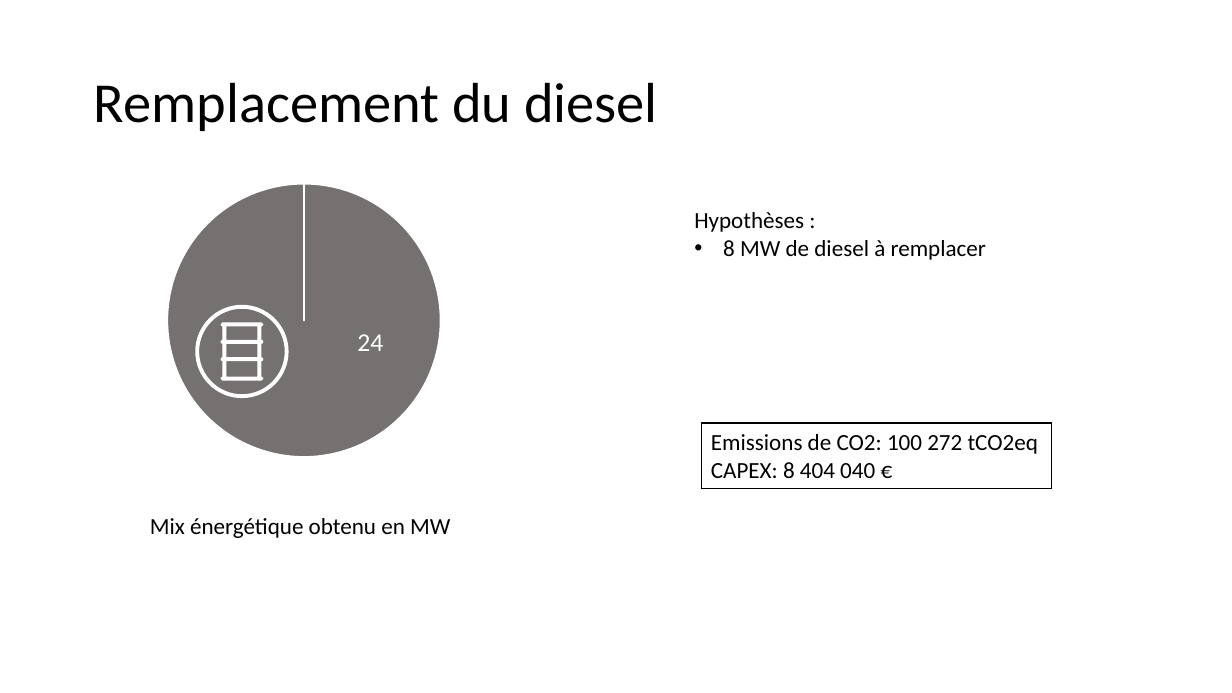
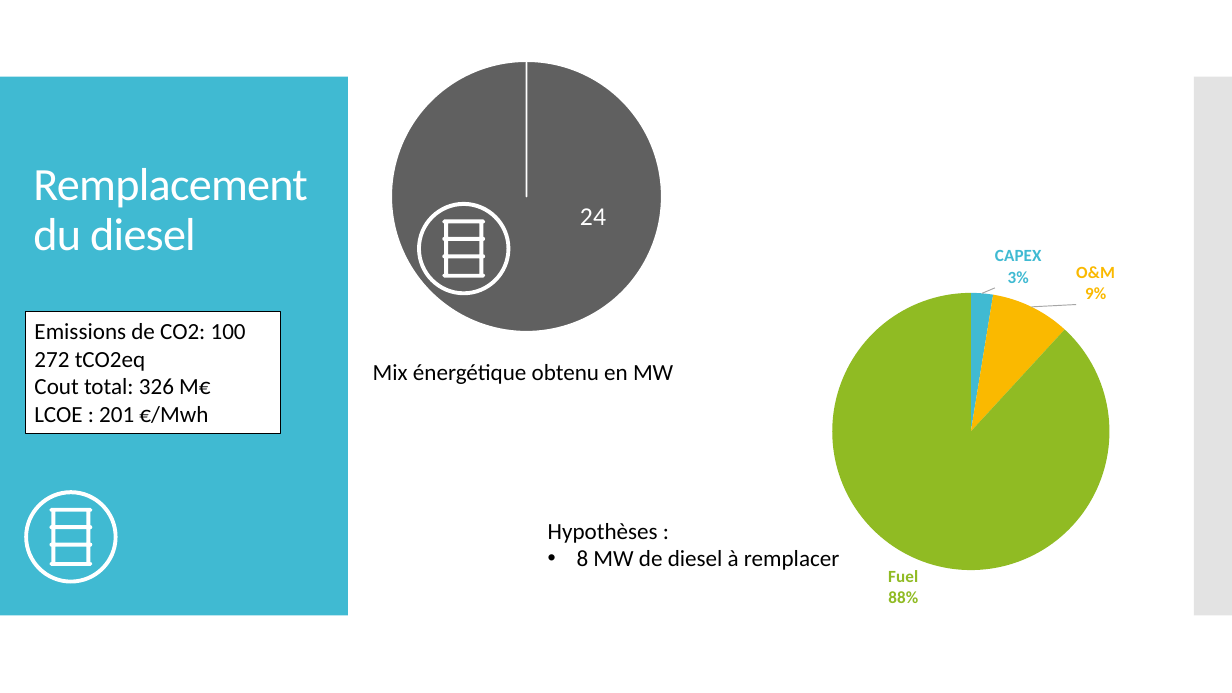
Before and after one commit to cledat/Projet-EA314, a slide deck: slide 3 of rapport.pptx (slide 4 before the commit). Drawn at 1232x693 pixels with LibreOffice and Linux fonts; fonts in the diff are those of the drawing. Boxes give left, top, right and bottom in pixels: in the first picture for what was removed or moved away, otherwise in the second. Text is boxed around its words. In the diff, an @@ line names an element or a change of style, - is before the commit and + after.

```diff
--- a/rapport.pptx
+++ b/rapport.pptx
@@ title "Remplacement du diesel": place and size @@
-title "Remplacement du diesel" at [94, 82, 658, 131]
+title "Remplacement du diesel" at [33, 168, 307, 251]
@@ title "Remplacement du diesel" at [33, 168, 307, 251]: size 44 to 36 pt, text colour #000000 to #FFFFFF, letter spacing 0 to -0.6 pt @@
@@ pie chart at [334, 45, 720, 382] @@
@@ colours of single points changed @@
@@ pie chart: place and size @@
-pie chart at [111, 171, 497, 507]
+pie chart at [334, 45, 720, 382]
@@ rectangle added at [0, 77, 348, 616], fill #40BAD2 @@
@@ rectangle added at [1194, 77, 1232, 616], fill #C8C8C8 at 50% opacity @@
@@ freeform shape: place and size @@
-freeform shape at [195, 305, 288, 398]
+freeform shape at [417, 201, 510, 295]
@@ freeform shape: place and size @@
-freeform shape at [221, 323, 263, 381]
+freeform shape at [443, 219, 485, 277]
@@ pie chart added at [658, 233, 1232, 625] @@
+categories: CAPEX, O&M, Fuel
+Series 1: 3, 9, 88
@@ rectangle "Emissions de CO2: 100 272 ...": place and size @@
-rectangle "Emissions de CO2: 100 272 ..." at [702, 423, 1053, 489]
+rectangle "Emissions de CO2: 100 272 ..." at [26, 312, 281, 433]
@@ rectangle "Emissions de CO2: 100 272 ..." at [26, 312, 281, 433]: outline #000000 1 pt to #000000 0.85 pt @@
@@ text "Mix énergétique obtenu en MW": place and size @@
-text "Mix énergétique obtenu en MW" at [150, 518, 450, 538]
+text "Mix énergétique obtenu en MW" at [373, 364, 673, 384]
@@ text in rectangle at [34, 378, 210, 423]: text changed @@
-CAPEX: 8 404 040 €
+Cout total: 326 M€
+LCOE : 201 €/Mwh
@@ freeform shape added at [24, 491, 117, 584], fill #FFFFFF @@
@@ freeform shape added at [50, 508, 92, 567], fill #FFFFFF @@
@@ text "Hypothèses :": place and size @@
-text "Hypothèses :" at [694, 212, 986, 260]
+text "Hypothèses :" at [548, 523, 839, 570]
```
Also in this commit, not shown: 16 other slides changed, 3 slides removed, 1 other file.
